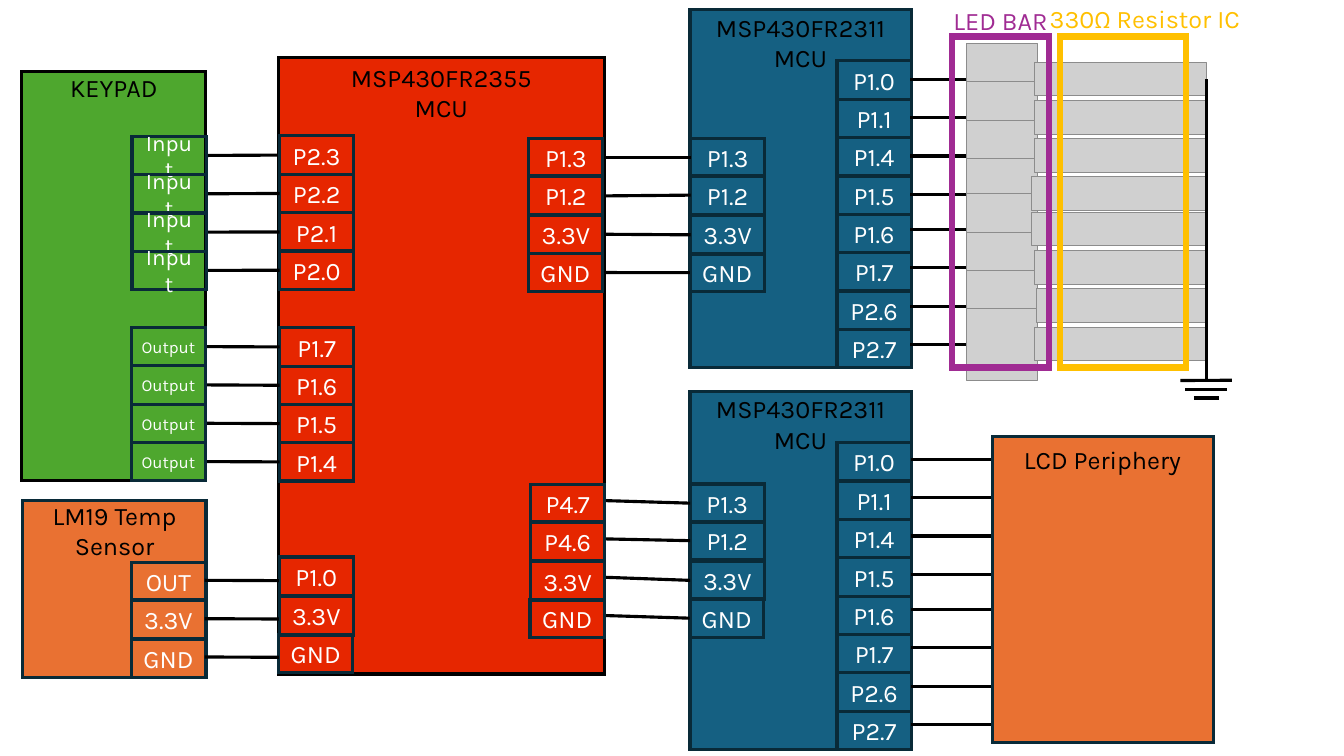
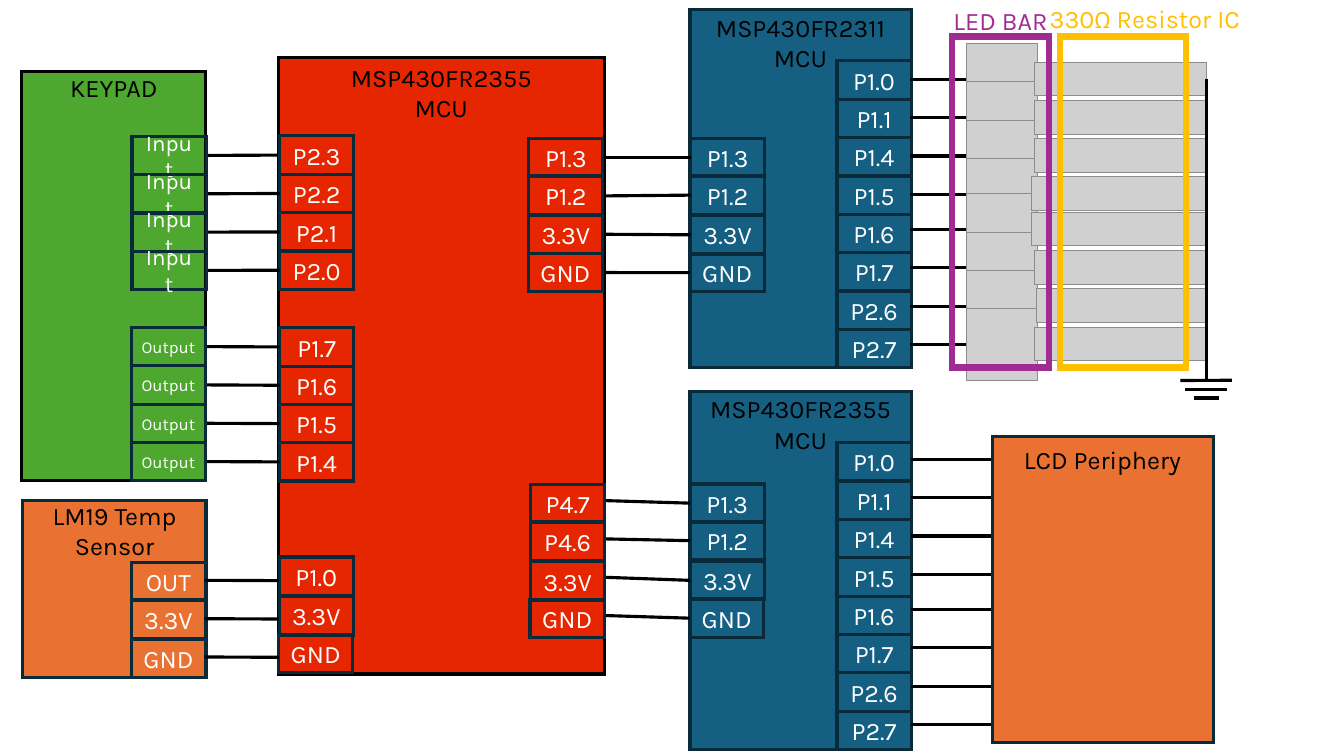
Before and after one commit to msu-eele-465/project5-jay-kyle, a slide deck: slide 1 of docs/planning/proj5_circuit_diagram.pptx. Drawn at 1344x756 pixels with LibreOffice and Linux fonts; fonts in the diff are those of the drawing; grey boxes stand for pictures. Boxes give left, top, right and bottom in pixels: in the first picture for what was removed or moved away, otherwise in the second. Text is boxed around its words. In the diff, an @@ line names an element or a change of style, - is before the commit and + after.

```diff
--- a/docs/planning/proj5_circuit_diagram.pptx
+++ b/docs/planning/proj5_circuit_diagram.pptx
@@ text at [710,402,891,418]: text changed @@
-MSP430FR2311
+MSP430FR2355
```
Also in this commit, not shown: 3 other files.
